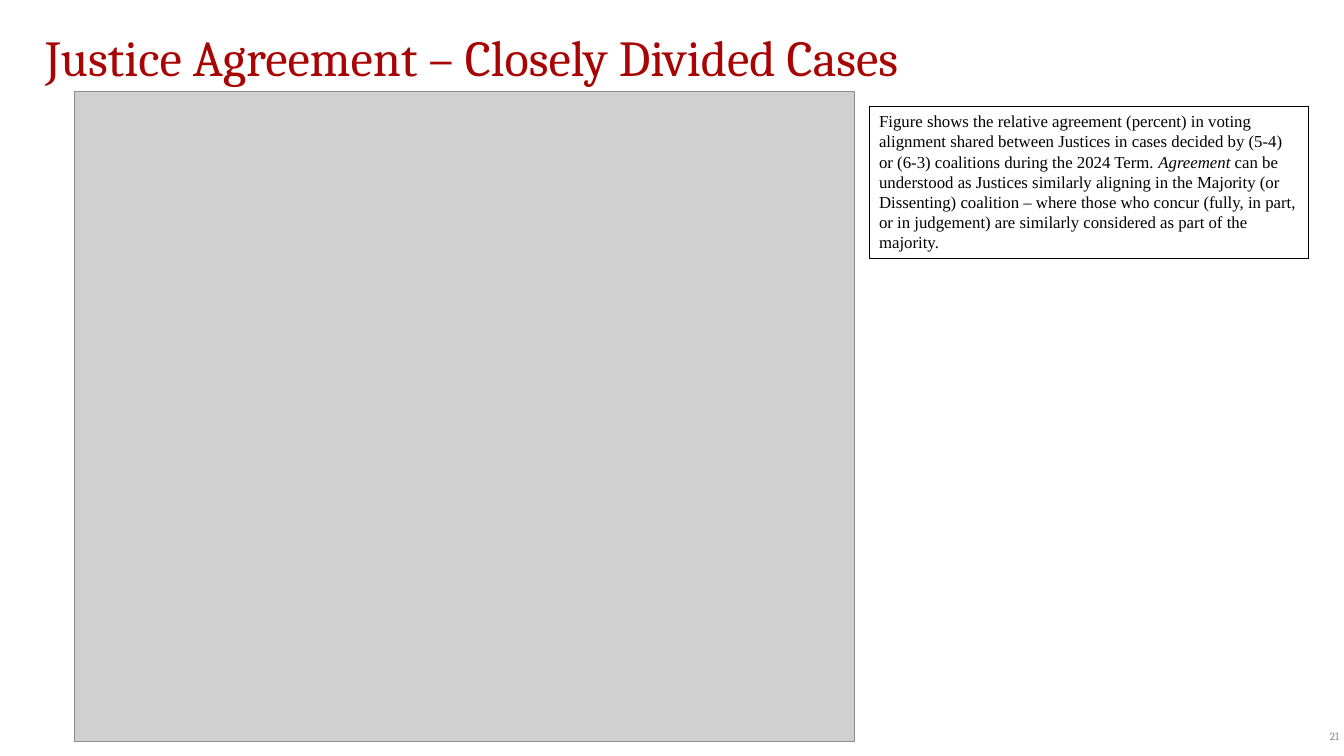
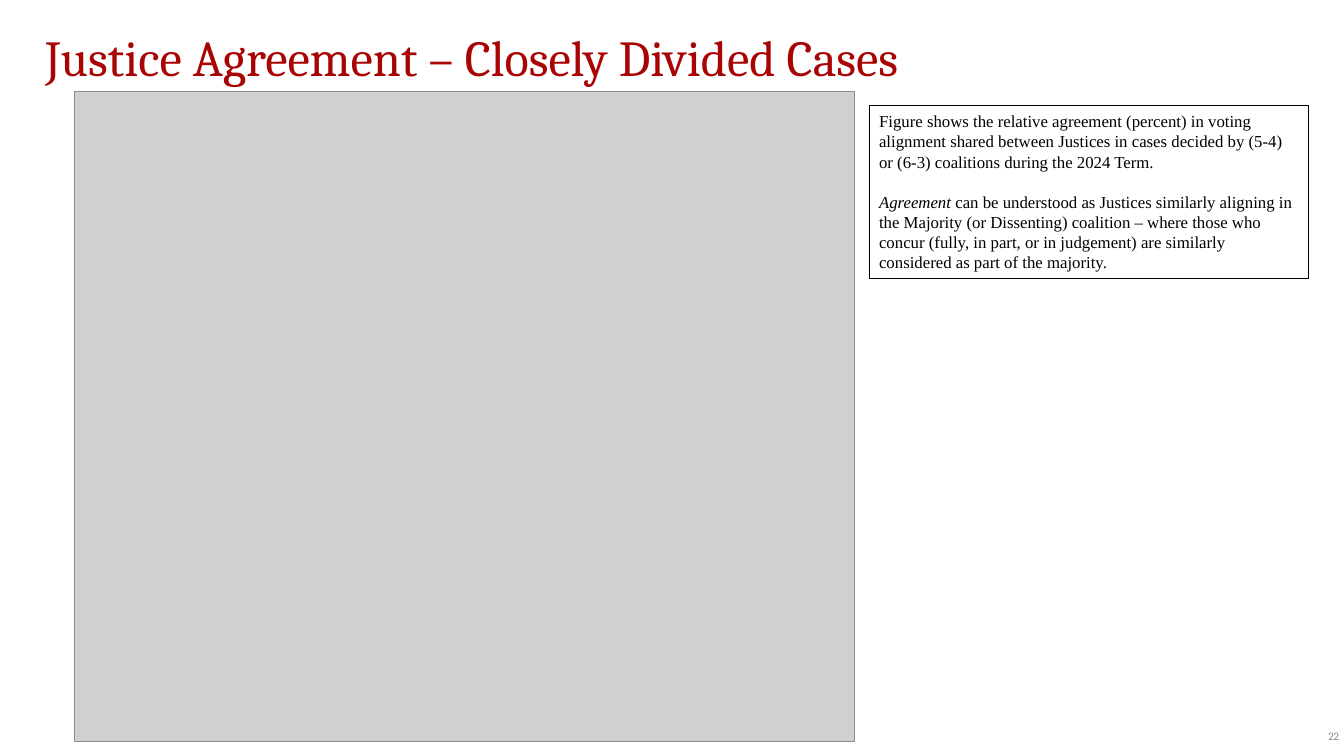
Before and after one commit to JakeTruscott/scotuswatch, a slide deck: slide 22 of Stat Reviews/OT24_StatReview/compilation/SCOTUSBlog/statpack_OT24.pptx (slide 21 before the commit). Drawn at 1344x756 pixels with LibreOffice and Linux fonts; fonts in the diff are those of the drawing; grey boxes stand for pictures. Boxes give left, top, right and bottom in pixels: in the first picture for what was removed or moved away, otherwise in the second. Text is boxed around its words. In the diff, an @@ line names an element or a change of style, - is before the commit and + after.

```diff
--- a/Stat Reviews/OT24_StatReview/compilation/SCOTUSBlog/statpack_OT24.pptx
+++ b/Stat Reviews/OT24_StatReview/compilation/SCOTUSBlog/statpack_OT24.pptx
@@ rectangle "Figure shows the relative agreement ...": place and size @@
-rectangle "Figure shows the relative agreement ..." at [869,106,1309,258]
+rectangle "Figure shows the relative agreement ..." at [869,106,1309,279]
@@ text in rectangle at [879,115,1292,272]: text changed @@
-Figure shows the relative agreement (percent) in voting alignment shared between Justices in cases decided by (5-4) or (6-3) coalitions during the 2024 Term. Agreement can be understood as Justices similarly aligning in the Majority (or Dissenting) coalition – where those who concur (fully, in part, or in judgement) are similarly considered as part of the majority.
+Figure shows the relative agreement (percent) in voting alignment shared between Justices in cases decided by (5-4) or (6-3) coalitions during the 2024 Term.
+Agreement can be understood as Justices similarly aligning in the Majority (or Dissenting) coalition – where those who concur (fully, in part, or in judgement) are similarly considered as part of the majority.
```
Also in this commit, not shown: 1 other slide changed, 2 slides added, 1 slide removed, 25 other files.
